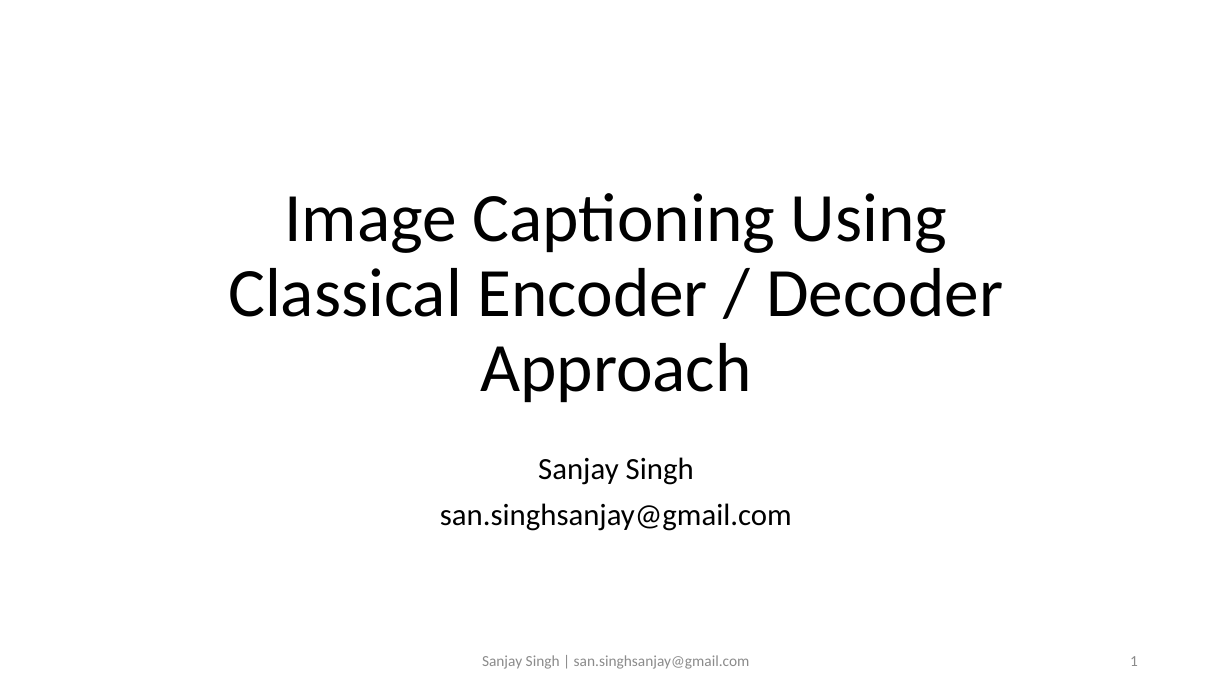
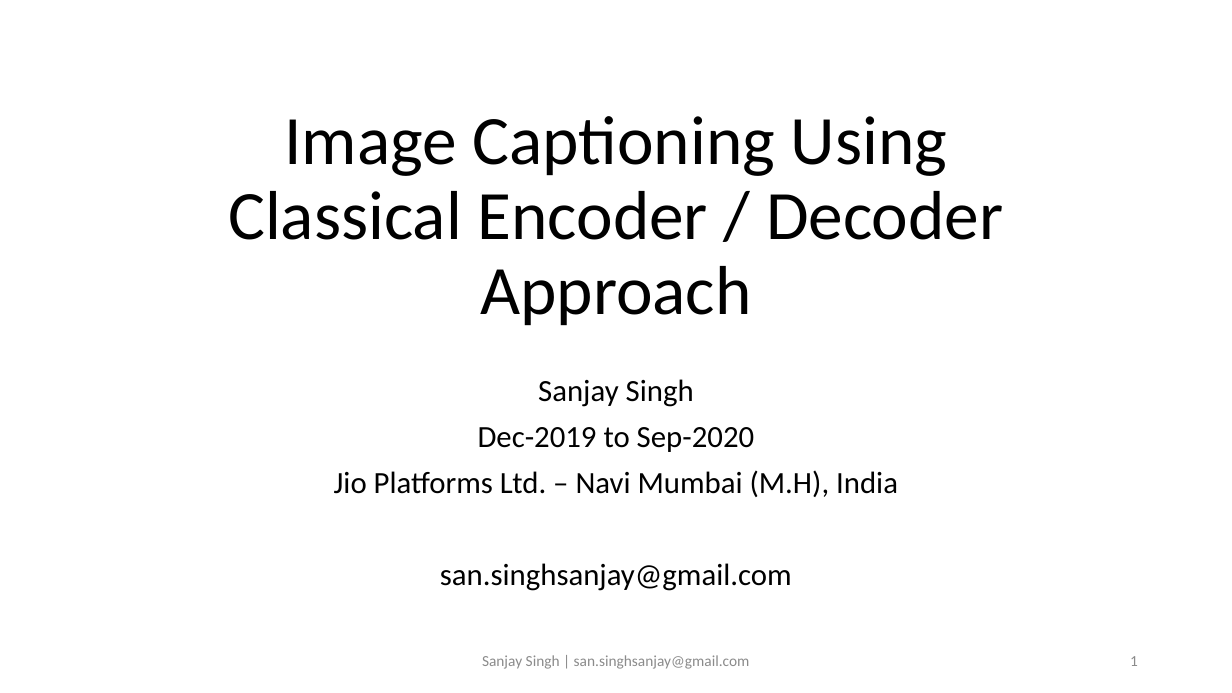
Before and after one commit to sansinghsanjay/Flickr8k_ImageCaptioning, a slide deck: slide 1 of readme.pptx. Drawn at 1232x693 pixels with LibreOffice and Linux fonts; fonts in the diff are those of the drawing. Boxes give left, top, right and bottom in pixels: in the first picture for what was removed or moved away, otherwise in the second. Text is boxed around its words. In the diff, an @@ line names an element or a change of style, - is before the commit and + after.

```diff
--- a/readme.pptx
+++ b/readme.pptx
@@ title "Image Captioning Using Classical Encoder ...": place and size @@
-title "Image Captioning Using Classical Encoder ..." at (228, 193, 1003, 403)
+title "Image Captioning Using Classical Encoder ..." at (228, 116, 1003, 326)
@@ subtitle "Sanjay Singh": place and size @@
-subtitle "Sanjay Singh" at (440, 457, 792, 531)
+subtitle "Sanjay Singh" at (334, 379, 898, 591)
@@ subtitle at (334, 427, 898, 497): paragraphs added @@
+Dec-2019 to Sep-2020
+Jio Platforms Ltd. – Navi Mumbai (M.H), India
```
Also in this commit, not shown: 1 other file.
